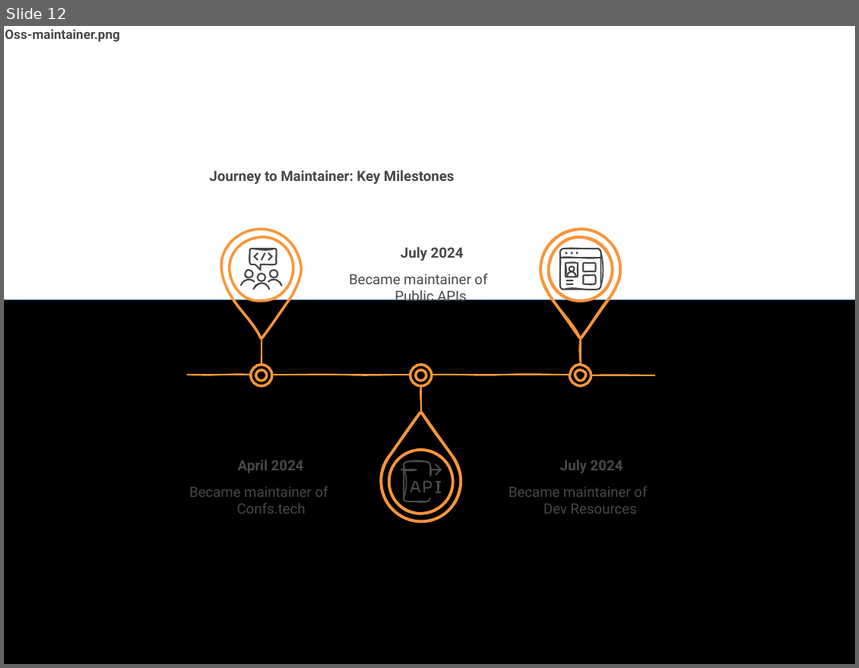
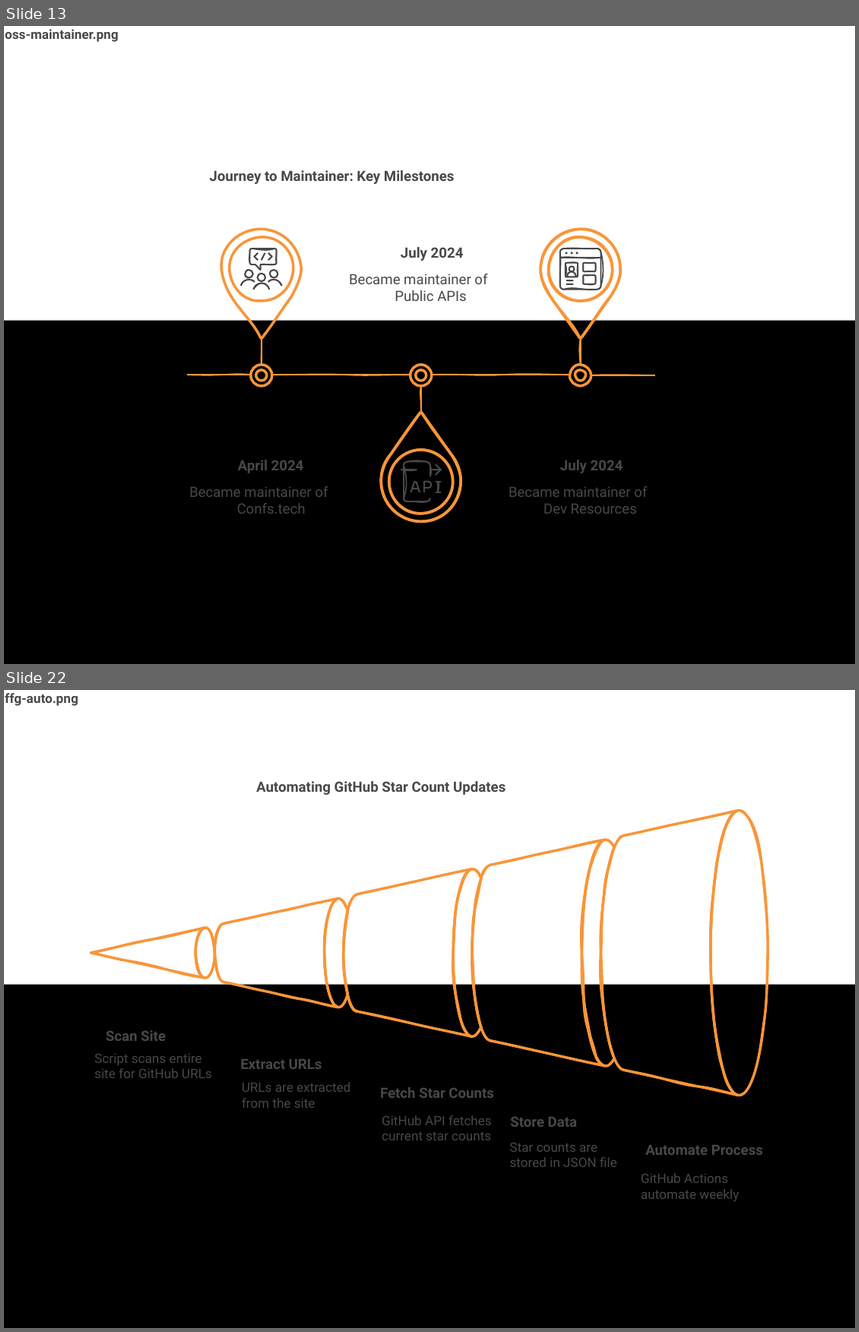
Before and after one commit to JuanPabloDiaz/jpdiaz, a slide deck: src/assets/images/blog/blog-images.pptx. Shown one above the other, each under a label of ours: slide 12 before the commit, slides 13 and 22 after it; the slides between them are not shown. The pictures are 859x668 and 859x1332 pixels, drawn with LibreOffice and Linux fonts; fonts in the diff are those of the drawing. Boxes give left, top, right and bottom in pixels: in the first picture for what was removed or moved away, otherwise in the second. Text is boxed around its words. In the diff, an @@ line names an element or a change of style, - is before the commit and + after.

```diff
--- a/src/assets/images/blog/blog-images.pptx
+++ b/src/assets/images/blog/blog-images.pptx
@@ slide 22 added at box(4, 690, 855, 1328), background #FFFFFF; not listed: 1 template element that a slide beside it also shows @@
@@ text added at box(5, 693, 78, 706), 11 pt, text #484848, bold @@
+ffg-auto.png
@@ text added at box(256, 781, 506, 795), 12 pt, text #484848, bold @@
+Automating GitHub Star Count Updates
@@ freeform shape added at box(599, 810, 769, 1095), outline #F99539 2.02 pt @@
@@ freeform shape added at box(601, 810, 768, 1095), outline #F99539 2.02 pt @@
@@ freeform shape added at box(471, 840, 614, 1067), outline #F99539 2.02 pt @@
@@ freeform shape added at box(472, 840, 614, 1066), outline #F99539 2.02 pt @@
@@ freeform shape added at box(344, 869, 481, 1037), outline #F99539 2.02 pt @@
@@ freeform shape added at box(344, 869, 481, 1037), outline #F99539 2.02 pt @@
@@ freeform shape added at box(214, 898, 348, 1008), outline #F99539 2.02 pt @@
@@ freeform shape added at box(215, 898, 348, 1008), outline #F99539 2.02 pt @@
@@ freeform shape added at box(91, 926, 215, 979), outline #F99539 2.02 pt @@
@@ freeform shape added at box(91, 927, 215, 978), outline #F99539 2.02 pt @@
@@ text added at box(106, 1030, 166, 1041), 12 pt, text #484848, bold @@
+Scan Site
@@ text added at box(94, 1054, 212, 1078), 11 pt, text #484848 @@
+Script scans entire
+site for GitHub URLs
@@ text added at box(240, 1059, 322, 1069), 12 pt, text #484848, bold @@
+Extract URLs
@@ text added at box(242, 1082, 351, 1108), 11 pt, text #484848 @@
+URLs are extracted
+from the site
@@ text added at box(380, 1087, 494, 1098), 12 pt, text #484848, bold @@
+Fetch Star Counts
@@ text added at box(382, 1116, 492, 1141), 11 pt, text #484848 @@
+GitHub API fetches
+current star counts
@@ text added at box(510, 1117, 577, 1127), 12 pt, text #484848, bold @@
+Store Data
@@ text added at box(510, 1143, 617, 1167), 11 pt, text #484848 @@
+Star counts are stored in JSON file
@@ text added at box(645, 1145, 763, 1155), 12 pt, text #484848, bold @@
+Automate Process
@@ text added at box(641, 1173, 739, 1202), 11 pt, text #484848 @@
+GitHub Actions
+automate weekly
@@ what was slide 12 is now slide 13 @@
@@ slide 13 changed as well @@
@@ text at box(5, 29, 118, 42): text changed @@
-Oss-maintainer.png
+oss-maintainer.png
@@ rectangle removed at box(4, 300, 855, 664) @@
@@ rectangle added at box(4, 321, 855, 664), fill #000000 @@
```
Also in this commit, not shown: 11 other slides changed, 24 other slides added, 27 other files.
